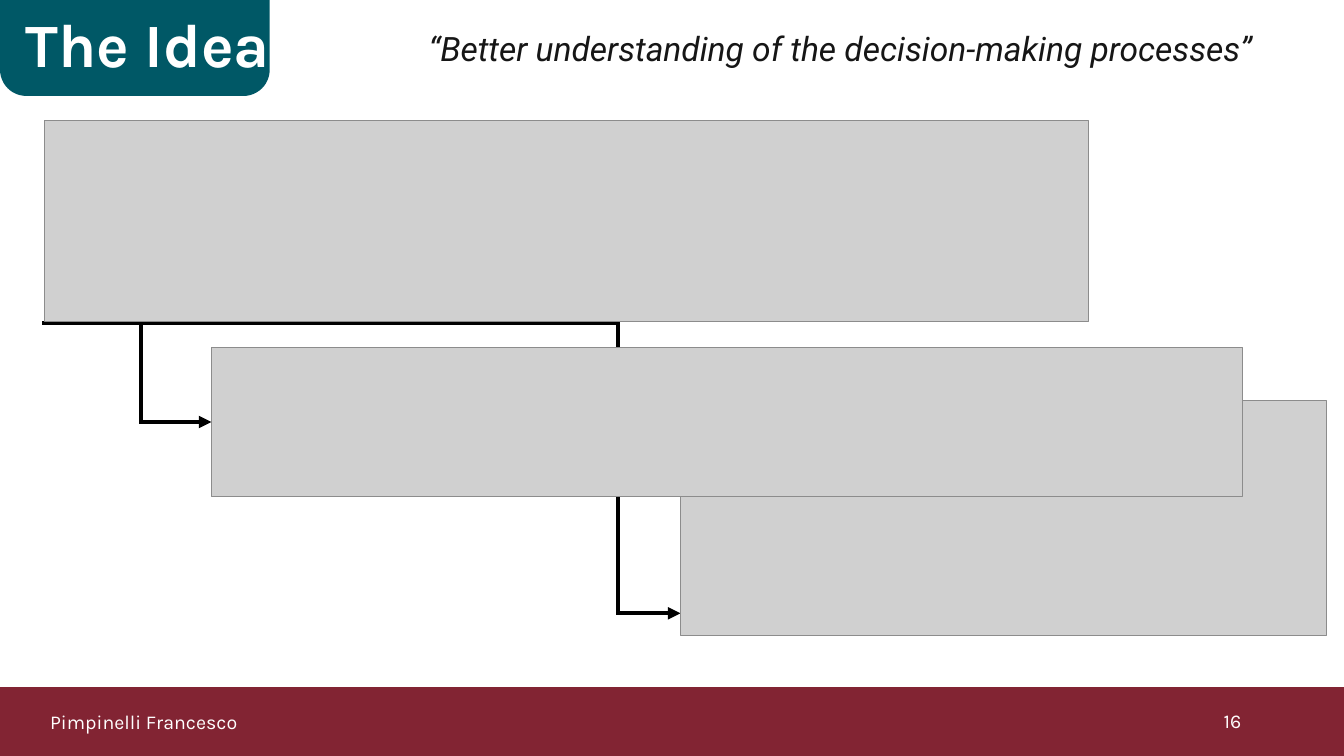
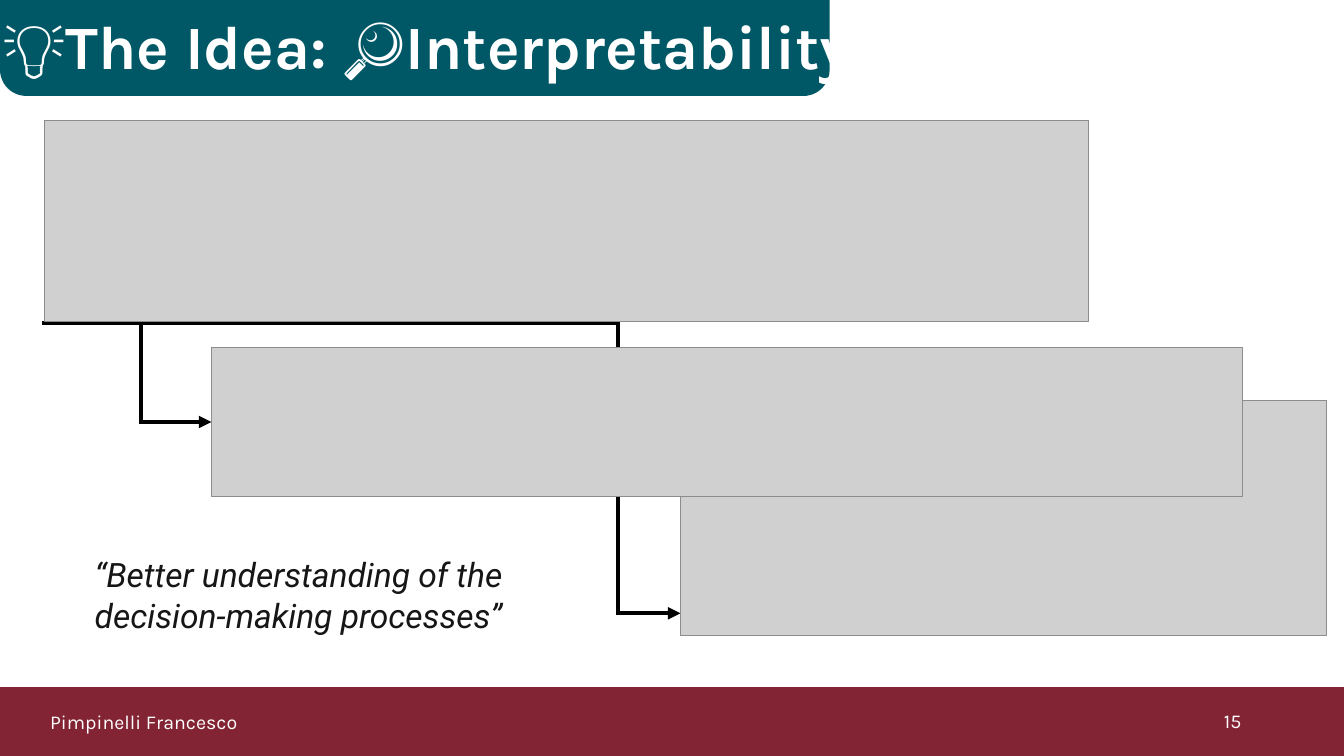
Before and after one commit to Pimpi7/Molecular-SSINet, a slide deck: slide 15 of Presentation.pptx (slide 16 before the commit). Drawn at 1344x756 pixels with LibreOffice and Linux fonts; fonts in the diff are those of the drawing; grey boxes stand for pictures. Boxes give left, top, right and bottom in pixels: in the first picture for what was removed or moved away, otherwise in the second. Text is boxed around its words. In the diff, an @@ line names an element or a change of style, - is before the commit and + after.

```diff
--- a/Presentation.pptx
+++ b/Presentation.pptx
@@ round same rect: place and size @@
-round same rect at <box>0,0,270,96</box>
+round same rect at <box>0,0,830,96</box>
@@ text at <box>2,19,851,88</box>: text changed @@
-The Idea
+💡The Idea: 🔎Interpretability
@@ text at <box>95,561,502,635</box>: text changed @@
-“Better understanding of the decision-making processes”
+“Better understanding of the
+decision-making processes”
@@ page number at <box>1224,715,1242,729</box>: text changed @@
-16
+15
```
Also in this commit, not shown: 11 other slides changed, 9 slides added, 4 slides removed, 17 other files.
